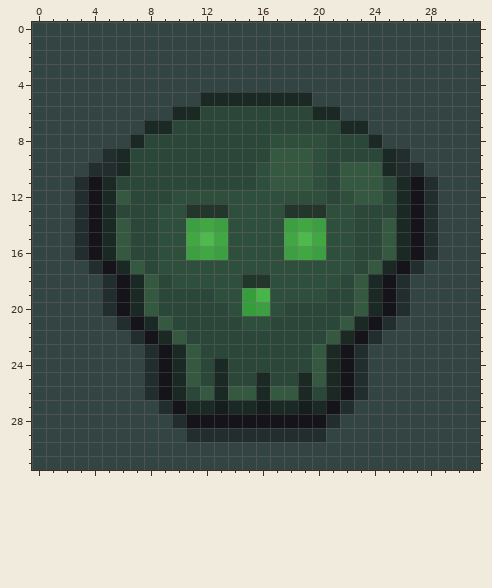
Two states of a pixel-art sprite, Cthulhu Clicker.gmx/sprites/images/spr_clicker_1.png. Above is the file before it was changed.
The file is 32x32 pixels. Colours within 5 levels of each other are drawn and written as one.
Once edited:
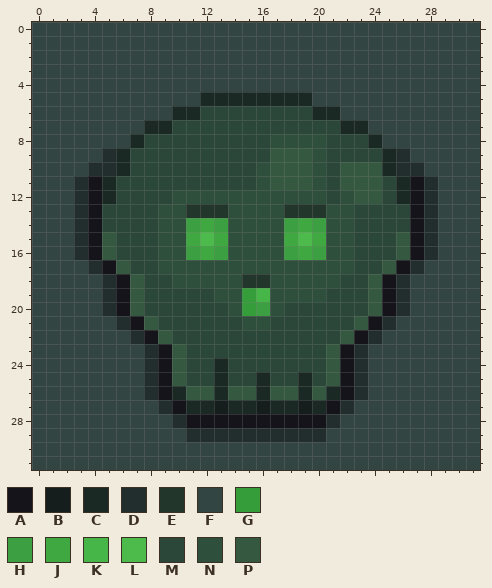
Palette (. is transparent): A #14141a  B #151e1d  C #1b2924  D #222e2d  E #22362c  F #334542  G #369d3b  H #3c9f41  J #3fa841  K #47b648  L #4dbb4b  M #2b4739  N #2f4f3d  P #355940
Change:
@@ x 0..31 @@
 11 FFFDACMMMMMMMMMMNPPPNMPPPMCADFFF
-12 FFFDACPMMMNNNNNNNNNNNMNPPMCADFFF
-13 FFFDACMMMNNEEENNNNEEENNMMMCADFFF
-14 FFFDACPMMNNHJHNNNNHJHNNMMPCADFFF
-15 FFFDACPMMNNJLJNNNNJLJNNMMPCADFFF
-16 FFFDACPMMNNHJHNNNNHJHNNMMPCADFFF
-17 FFFFDACPMNNNNNNNNNNNNNNMPCADFFFF
-18 FFFFFDACPMNNNNNEENNNNNMPCADFFFFF
-19 FFFFFDACPMMMMNNGKNNNNMMPCADFFFFF
-20 FFFFFDACPMMMMMNGHNMMMMMPCADFFFFF
-21 FFFFFFDACPMMMMMNNMMMMMPCADFFFFFF
-22 FFFFFFFDACPMMMMMMMMMMPCADFFFFFFF
-23 FFFFFFFFDACPMMMMMMMMPCADFFFFFFFF
-24 FFFFFFFFDACPMCMMMMMMPCADFFFFFFFF
-25 FFFFFFFFDACPMCMMCMMCPCADFFFFFFFF
-26 FFFFFFFFDACMPCPPCPPCMCADFFFFFFFF
+12 FFFDACMMMMNNNNNNNNNNNMNPPMCADFFF
+13 FFFDAMMMMNNEEENNNNEEENNMMMMADFFF
+14 FFFDAMMMMNNHJHNNNNHJHNNMMMMADFFF
+15 FFFDAPMMMNNJLJNNNNJLJNNMMMPADFFF
+16 FFFDAPMMMNNHJHNNNNHJHNNMMMPADFFF
+17 FFFFDAPMMNNNNNNNNNNNNNNMMPADFFFF
+18 FFFFFDAPMMNNNNNEENNNNNMMPADFFFFF
+19 FFFFFDAPMMMMMNNGKNNNNMMMPADFFFFF
+20 FFFFFDAPMMMMMMNGHNMMMMMMPADFFFFF
+21 FFFFFFDAPMMMMMMNNMMMMMMPADFFFFFF
+22 FFFFFFFDAPMMMMMMMMMMMMPADFFFFFFF
+23 FFFFFFFFDAPMMMMMMMMMMPADFFFFFFFF
+24 FFFFFFFFDAPMMCMMMMMMMPADFFFFFFFF
+25 FFFFFFFFDAPMMCMMCMMCMPADFFFFFFFF
+26 FFFFFFFFDACPPCPPCPPCPCADFFFFFFFF
 27 FFFFFFFFFDACCBCCBCCBCADFFFFFFFFF
